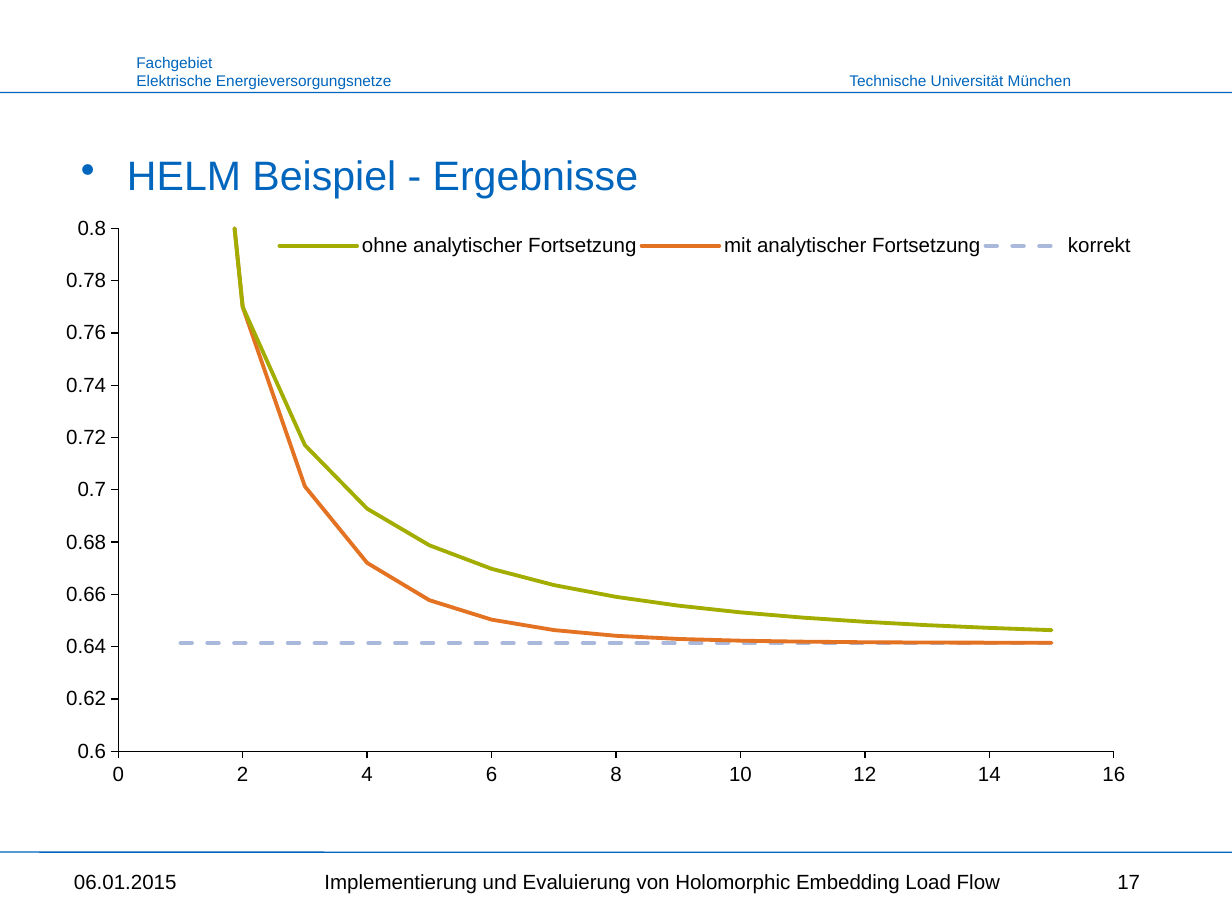
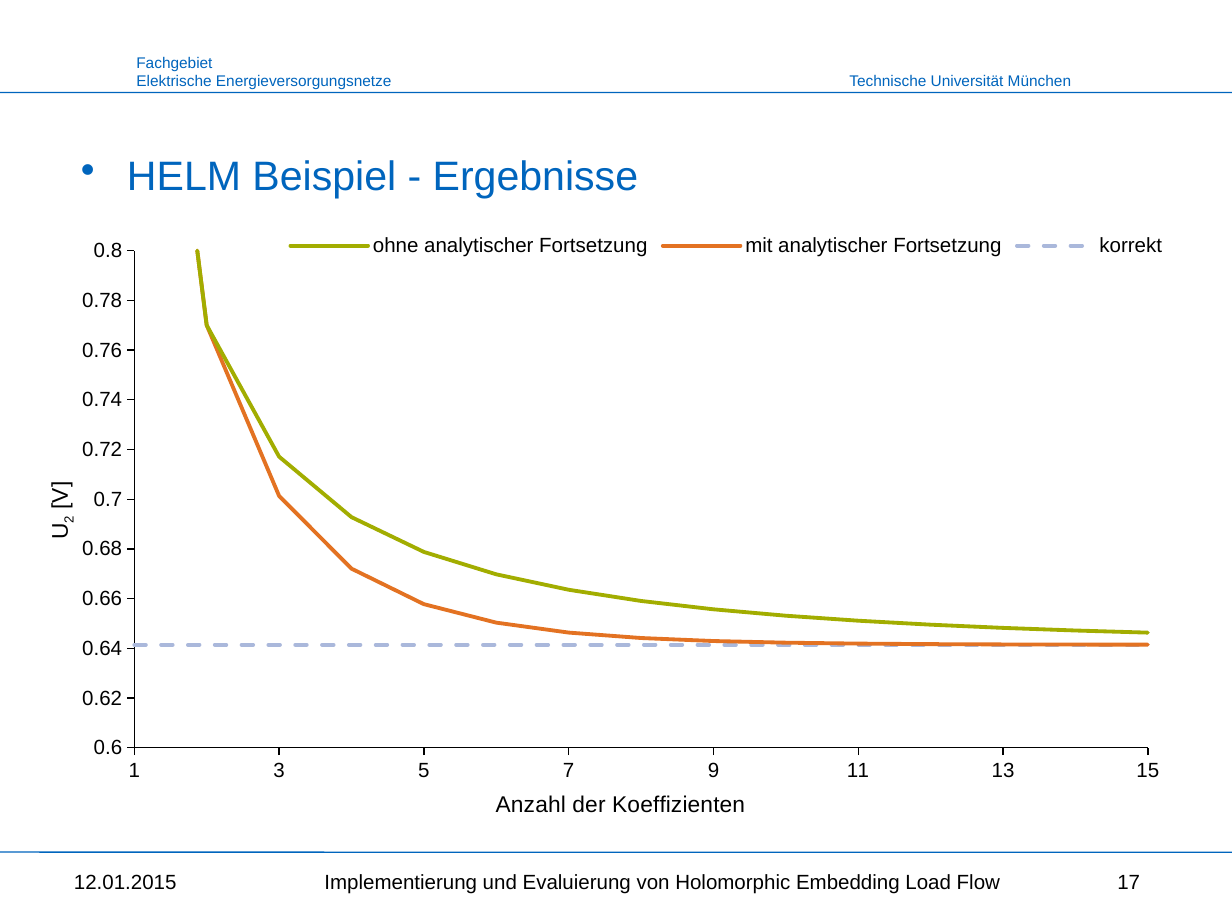
Before and after one commit to benediktibk/loadflow, a slide deck: slide 17 of documents/master_thesis/intermediate_presentation.pptx. Drawn at 1232x924 pixels with LibreOffice and Linux fonts; fonts in the diff are those of the drawing; background and template pictures are left out. Boxes give left, top, right and bottom in pixels: in the first picture for what was removed or moved away, otherwise in the second. Text is boxed around its words. In the diff, an @@ line names an element or a change of style, - is before the commit and + after.

```diff
--- a/documents/master_thesis/intermediate_presentation.pptx
+++ b/documents/master_thesis/intermediate_presentation.pptx
@@ scatter lines chart at bbox=[41, 182, 1170, 824] @@
@@ category axis title "" to "Anzahl der Koeffizienten " @@
@@ value axis title "" to "U2 [V] " @@
@@ category axis changed @@
@@ plot area changed @@
@@ scatter lines chart: place and size @@
-scatter lines chart at bbox=[41, 182, 1135, 824]
+scatter lines chart at bbox=[41, 182, 1170, 824]
@@ text at bbox=[74, 874, 177, 890]: text changed @@
-06.01.2015
+12.01.2015
```
Also in this commit, not shown: 17 other slides changed.
